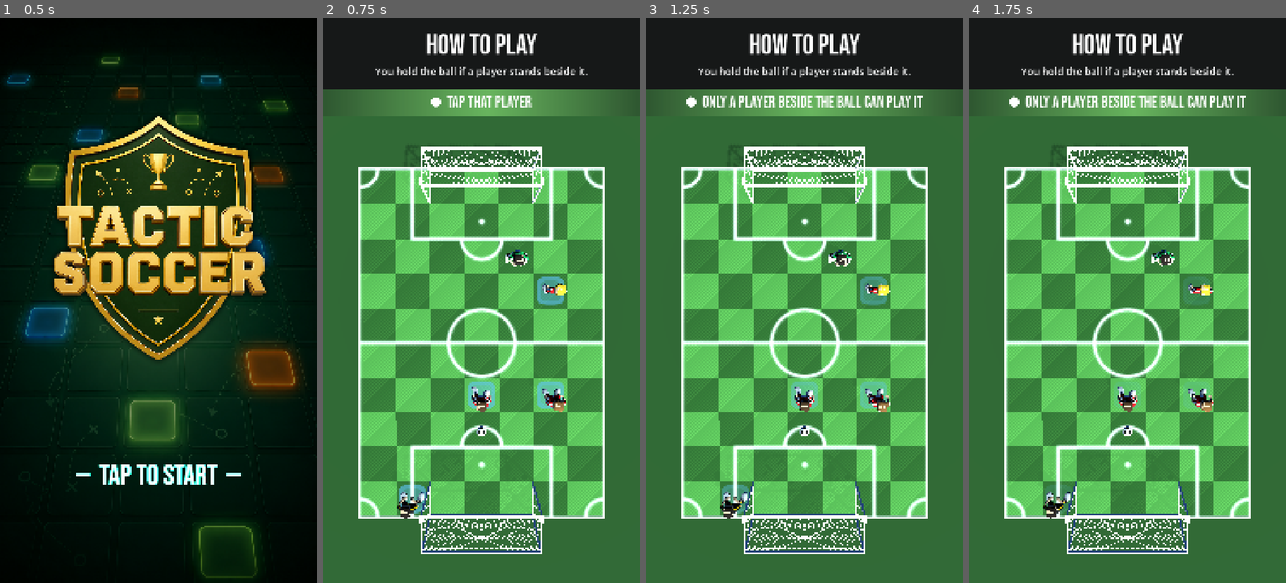
Above: before the commit, frames 1-4 (left to right).
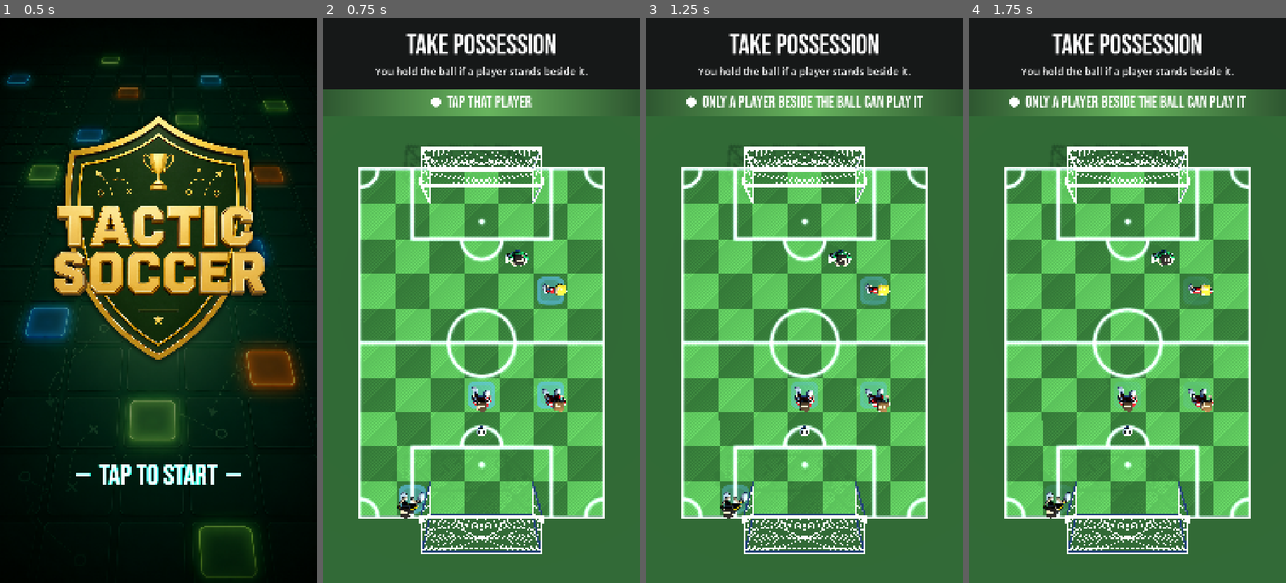
Above: after the commit, the same moments.

Repository: splivalo/tactic_soccer
Game: Godot game, scene res://scenes/ui/splash_screen.tscn
The game is run twice, just before and just after one commit, with the same random seed, the same clock (stepped at 60 frames per second) and the same inputs.
Inputs (mouse positions are in pixels of both pictures, inside the frame that each line leads up to):
- Up to frame 1 (0.5 s): no input
- Up to frame 2 (0.75 s): tap Enter at 0.5 s; move the mouse to (551, 272) at 0.52 s; click (551, 272) at 0.67 s
- Up to frame 3 (1.25 s): no input
- Up to frame 4 (1.75 s): drag from (1064, 328) to (1111, 413) at 1.27 s

Frame 1 is identical in both runs. In frame 2, 1.2% of the frame differs, in the area x 26-74%, y 2-7%; in frame 3, 1.2%; in frame 4, 1.2%.

Commit message:
Tutorial: name each section, so the refusals stop arguing
The corrections were phrasing the tutorial's script as if it were the rules.
"Not yet — pass to a teammate first" reads as a propriety; it isn't one. In a
real game you may shoot whenever you like, and you may decline the ball
altogether and just move someone — which the closing card already states
under HOLD THE BALL. A tutorial that narrows the game is fine. A tutorial
that misdescribes it is not.

The heading now names the section instead of the screen, and that does the
arguing on its own: under PASS THE BALL, turning away an early kick is
obviously not-this-part rather than not-allowed. The names are ones the game
already owns — the titles of the three instruction cards this tutorial
replaced — and PASS THE BALL spans three steps because card 1 does. A heading
that does NOT change is how the player knows they are still on the same idea,
so the test asserts the passing steps share one and the others don't.

Two lessons were overstating for the same reason: the last step said a turn
is "play the ball, then move a player", and the shot step said the last
player "must" kick it away. Both are now descriptions rather than
obligations. "How to play" gave way — the section name answers what this
screen is AND where you are inside it, which the fixed label never did.

Co-Authored-By: Claude Opus 5 <noreply@anthropic.com>

Diff:
--- a/main.gd
+++ b/main.gd
@@ -1023,6 +1023,7 @@
 var _tutorial: Tutorial = null
 var _tutorial_stuck := 0.0
 var _tutorial_layer: CanvasLayer = null
+var _tutorial_title: Label = null
 var _tutorial_lesson: Label = null
 
 
@@ -1065,14 +1066,17 @@
 	box.add_theme_constant_override("separation", 6)
 	margin.add_child(box)
 
-	var heading := Label.new()
-	heading.text = "How to play"
-	heading.horizontal_alignment = HORIZONTAL_ALIGNMENT_CENTER
+	# The heading is the SECTION, not the screen. "How to play" told the player
+	# what they were looking at once and then said nothing for the rest of the
+	# lesson; the section name answers that AND tells them where they are inside
+	# it — and it is what lets the refusals stop arguing (see Tutorial.title).
+	#
 	# 96 is what every other screen titles itself at — Choose Difficulty, Choose
-	# Country, the rules cards, Legal, the result screens. This one was 56 and
-	# read as a caption rather than as the name of where you are.
-	heading.add_theme_font_size_override("font_size", TITLE_FONT_SIZE)
-	box.add_child(heading)
+	# Country, the rules cards, Legal, the result screens.
+	_tutorial_title = Label.new()
+	_tutorial_title.horizontal_alignment = HORIZONTAL_ALIGNMENT_CENTER
+	_tutorial_title.add_theme_font_size_override("font_size", TITLE_FONT_SIZE)
+	box.add_child(_tutorial_title)
 
 	# Body text, not display text — so the same system font the rules cards set
 	# their prose in, at the same 34 (see instructions_screen.tscn's Page4).
@@ -1140,6 +1144,8 @@
 
 func _tutorial_refresh() -> void:
 	_tutorial_stuck = 0.0
+	if _tutorial_title != null:
+		_tutorial_title.text = _tutorial.title()
 	if _tutorial_lesson != null:
 		_tutorial_lesson.text = _tutorial.lesson()
 	if _hud != null:
@@ -1162,6 +1168,7 @@
 	if _tutorial_layer != null:
 		_tutorial_layer.queue_free()
 		_tutorial_layer = null
+		_tutorial_title = null
 		_tutorial_lesson = null
 	GameFlow.tutorial_mode = false
 	Settings.mark_tutorial_seen()
--- a/scripts/game/tutorial.gd
+++ b/scripts/game/tutorial.gd
@@ -83,6 +83,29 @@
 	return out
 
 
+## The section the player is in, and the reason the refusals no longer have to
+## argue. Under a heading that says PASS THE BALL, turning away an early kick
+## isn't a claim that kicking is against the rules — it is obviously just not
+## what this part is about. Before, every "not yet" read as a rule, and it wasn't
+## one: in a real game you may shoot whenever you like, or decline the ball
+## entirely and simply move someone (the closing card's HOLD THE BALL).
+##
+## The names are the ones the game already owns — the titles of the three
+## instruction cards this tutorial replaced. PASS THE BALL covers three steps
+## because card 1 does ("Chain unlimited passes, then kick into any empty
+## square"); a heading that DOESN'T change is how the player knows they are still
+## on the same idea.
+func title() -> String:
+	match step:
+		Step.PICK:
+			return "TAKE POSSESSION"
+		Step.CONNECT, Step.CHAIN, Step.SHOOT:
+			return "PASS THE BALL"
+		Step.MOVE:
+			return "MOVE A PLAYER"
+	return "THAT'S A TURN"
+
+
 ## Split in two on purpose. The RULE goes up top where there is room to wrap;
 ## the ACTION goes in the footer, which is a single narrow strip — one long
 ## sentence there simply ran off both edges of the screen.
@@ -98,10 +121,14 @@
 		Step.CHAIN:
 			return "A pass can carry on through more players."
 		Step.SHOOT:
-			return "The last player must kick it away."
-		Step.MOVE:
-			return "Every turn: play the ball, then move a player."
-	return "That's it. The rest comes with playing."
+			# Not "must": a chain can be stepped back out of, and the ball can be
+			# declined altogether. Describe the shape instead of imposing it.
+			return "A chain ends with a kick into space."
+		Step.MOVE:
+			# Was "Every turn: play the ball, then move a player", which made
+			# playing the ball sound compulsory. It isn't.
+			return "Finish the turn by moving a player."
+	return "The rest you'll pick up as you play."
 
 
 ## Short enough for the footer. Imperative, one line, no explanation.
@@ -119,7 +146,7 @@
 			return "Move any player"
 	# DONE still needs a line: the footer stays on screen for a beat after the
 	# last move, and left empty the match's own turn hint filled the gap.
-	return "That's a turn"
+	return "Nice one"
 
 
 ## Cells the player may act on right now. Everything else is ignored, so a
@@ -177,7 +204,10 @@
 		Step.CONNECT, Step.CHAIN:
 			if is_mine(cell):
 				return "That player is not in line with the ball"
-			return "Not yet — pass to a teammate first"
+			# The heading above already says PASS THE BALL, so this can simply be
+			# the next thing to do rather than a defence of why the kick was
+			# turned away.
+			return "One more pass first"
 	return ""
 
 
--- a/scripts/tests/test_tutorial.gd
+++ b/scripts/tests/test_tutorial.gd
@@ -30,6 +30,24 @@
 	_check(ms.phase == MatchState.Phase.COMBO, "opens in COMBO — the ball is ours")
 	_check(Tutorial.FIRST in ms.combo_starters(), "the player the prompt points at can start")
 	_check(t.step == Tutorial.Step.PICK, "starts on the first lesson")
+
+	# The heading is what lets the refusals stop arguing: under PASS THE BALL,
+	# turning away an early kick is obviously "not this part" rather than a claim
+	# that kicking is against the rules. That only works if the three passing
+	# steps share one heading and the others don't — a heading that changed every
+	# step would say nothing about which idea you are still on.
+	var titles := {}
+	for s in Tutorial.Step.values():
+		t.step = s
+		titles[s] = t.title()
+		_check(t.title() != "", "step %s is named" % Tutorial.Step.keys()[s])
+	t.step = Tutorial.Step.PICK
+	_check(titles[Tutorial.Step.CONNECT] == titles[Tutorial.Step.CHAIN] \
+		and titles[Tutorial.Step.CHAIN] == titles[Tutorial.Step.SHOOT],
+		"the three passing steps share one heading")
+	_check(titles[Tutorial.Step.PICK] != titles[Tutorial.Step.CONNECT] \
+		and titles[Tutorial.Step.MOVE] != titles[Tutorial.Step.SHOOT],
+		"...and the heading changes when the idea does")
 
 	# Step 1 — pick him up.
 	#
